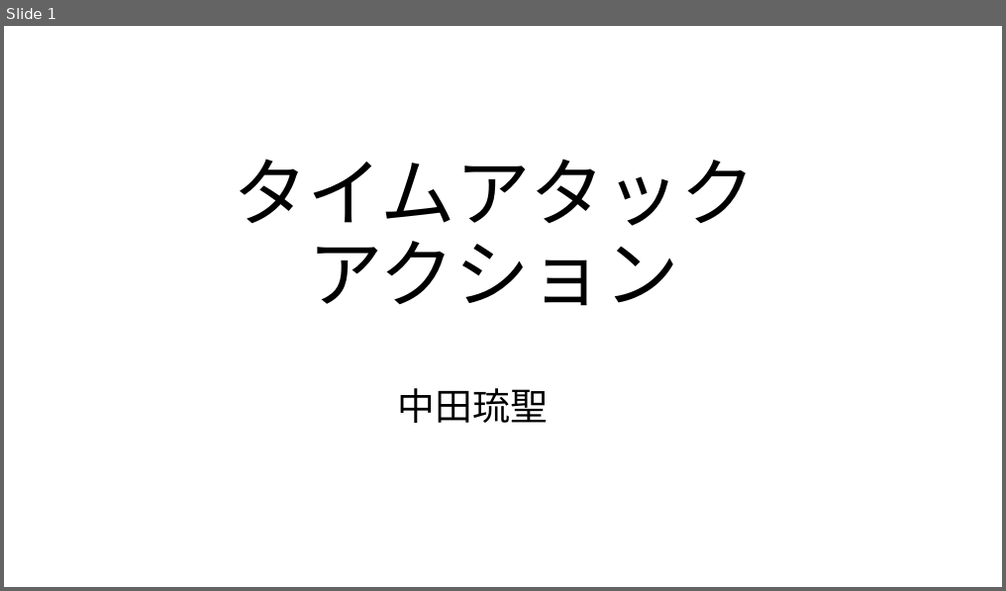
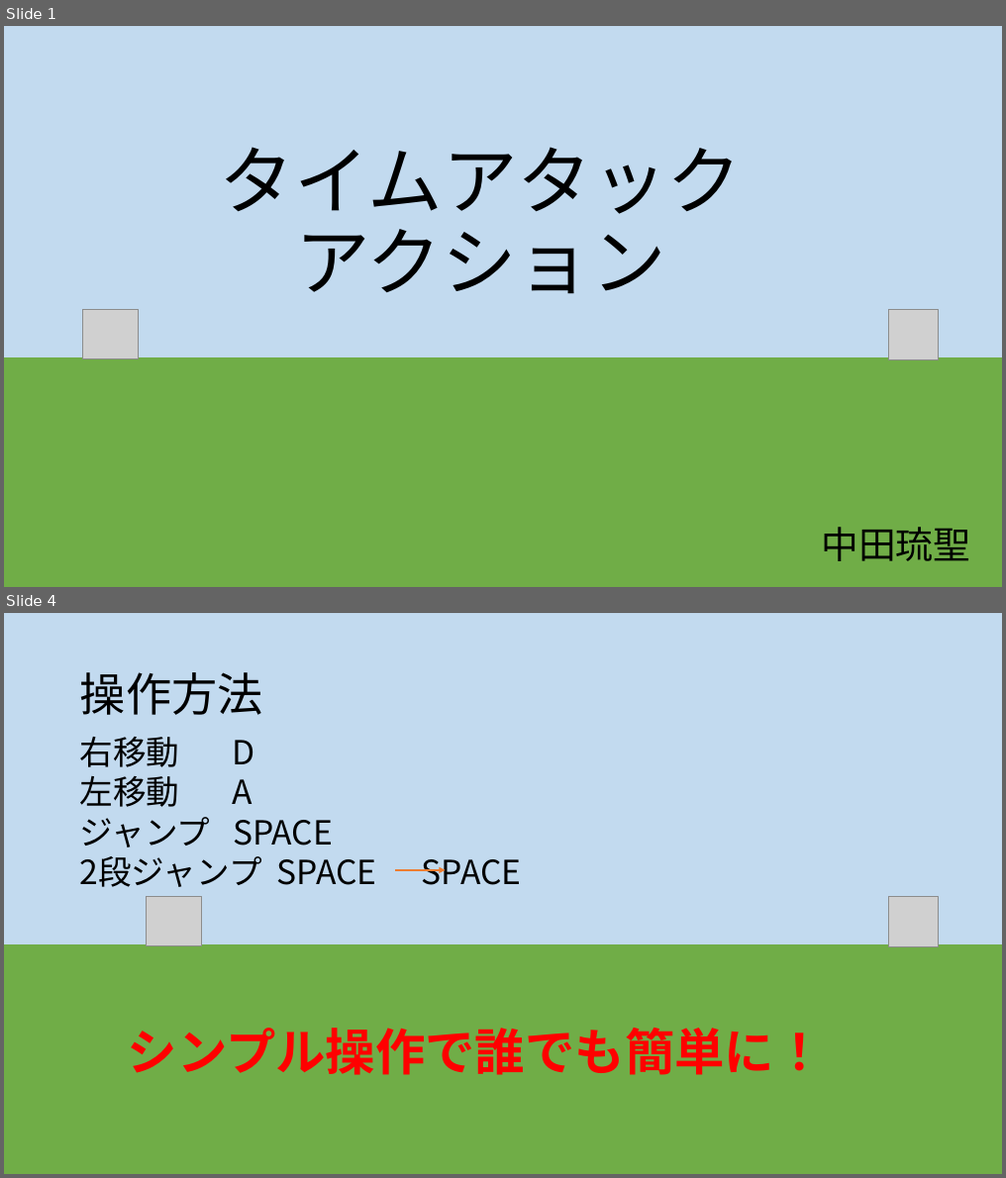
Before and after one commit to rinne-9029/Action1, a slide deck: 個人製作(テーマ・LIFE).pptx. Shown one above the other, each under a label of ours: slide 1 before the commit, slides 1 and 4 after it; the slides between them are not shown. The pictures are 1006x591 and 1006x1178 pixels, drawn with LibreOffice and Linux fonts; fonts in the diff are those of the drawing; grey boxes stand for pictures. Boxes give left, top, right and bottom in pixels: in the first picture for what was removed or moved away, otherwise in the second. Text is boxed around its words. In the diff, an @@ line names an element or a change of style, - is before the commit and + after.

```diff
--- a/個人製作(テーマ・LIFE).pptx
+++ b/個人製作(テーマ・LIFE).pptx
@@ slide 4 added at (4, 613, 1002, 1174), background gradient #C2DAEF to #70AD47 @@
@@ title added at (80, 672, 263, 715), 44 pt, text #000000 @@
+操作方法
@@ text added at (80, 737, 522, 887), 32 pt, text #000000 @@
+右移動 D
+左移動 A
+ジャンプ SPACE
+2段ジャンプ SPACE SPACE
@@ arrow added from (395, 870) to (446, 870), #ED7D31 1.5 pt @@
@@ picture added at (147, 897, 202, 947) @@
@@ picture added at (888, 897, 939, 947) @@
@@ text added at (128, 1028, 825, 1075), 48 pt, text #FF0000, bold @@
+シンプル操作で誰でも簡単に！
@@ slide 1 changed as well @@
@@ background #FFFFFF to gradient #C2DAEF to #70AD47 @@
@@ title "タイムアタックアクション": place and size @@
-title "タイムアタックアクション" at (233, 159, 755, 306)
+title "タイムアタックアクション" at (220, 147, 743, 294)
@@ picture added at (82, 310, 138, 360) @@
@@ picture added at (888, 310, 939, 360) @@
@@ text "中田琉聖": place and size @@
-text "中田琉聖" at (398, 388, 548, 423)
+text "中田琉聖" at (821, 527, 970, 562)
```
Also in this commit, not shown: 1 other slide changed, 2 other slides added, 1 slide removed, 9 other files.
